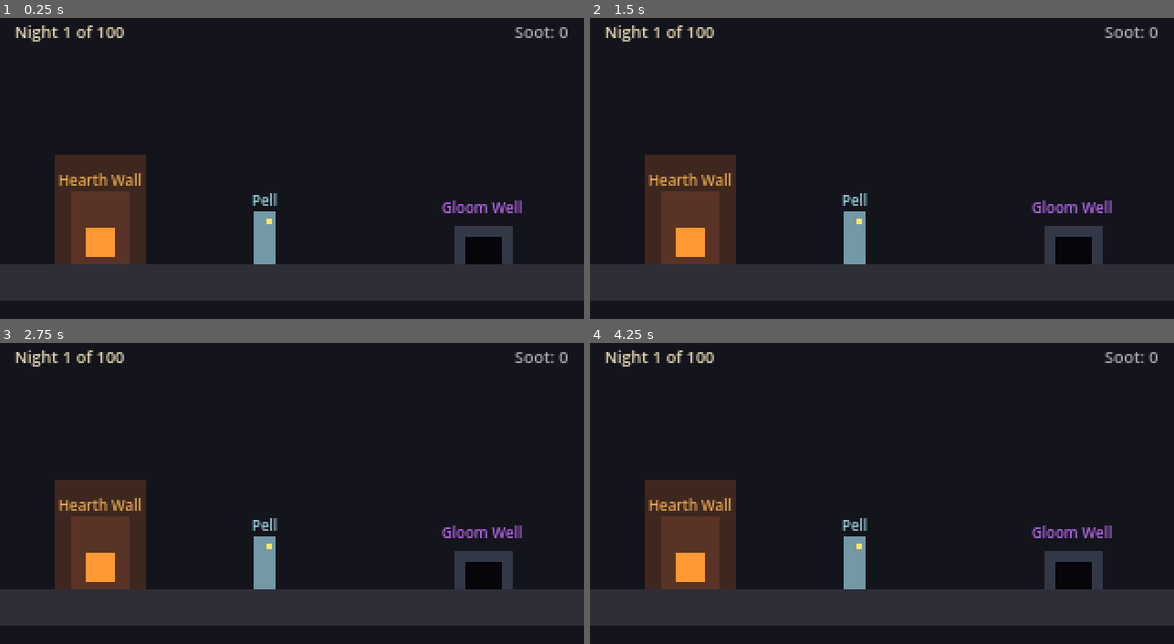
Above: before the commit, frames 1-4 (two rows, left to right).
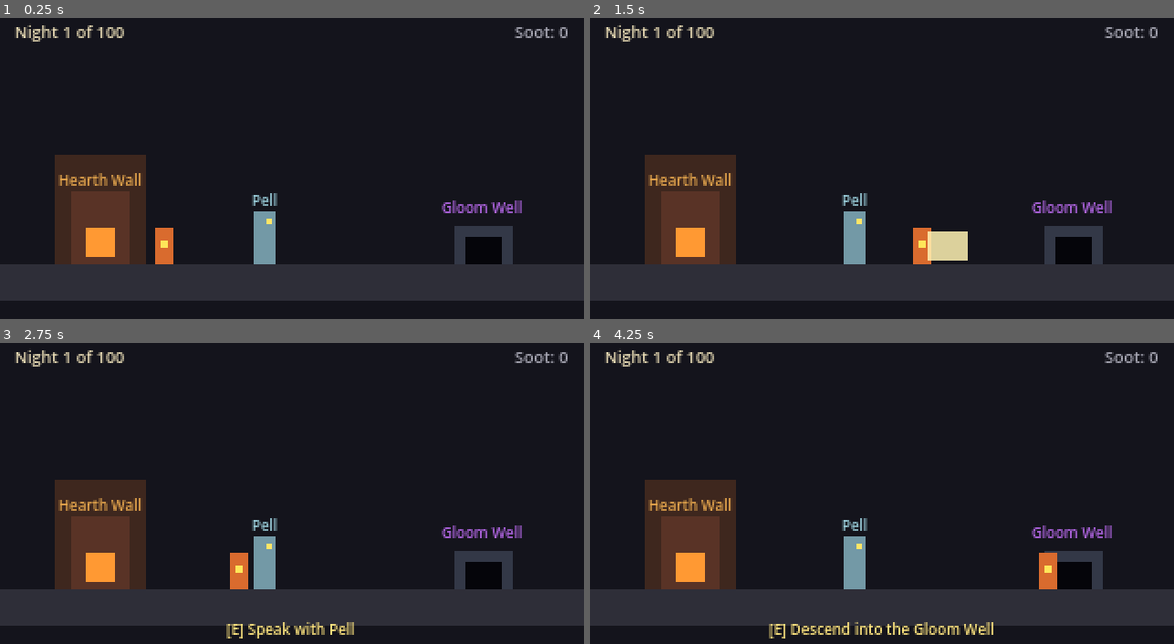
Above: after the commit, the same moments.

Repository: ParjanyaReddy/TheLastWick
Game: Godot game, scene res://scenes/hub/lamp_hearth.tscn
The game is run twice, just before and just after one commit, with the same random seed, the same clock (stepped at 60 frames per second) and the same inputs.
Inputs:
- Up to frame 1 (0.25 s): no input
- Up to frame 2 (1.5 s): tap Enter at 0.5, 0.6 s; hold D (move_right) from 0.53 s (still down); tap Space (jump) at 0.77 s; tap J (attack) at 1.35 s
- Up to frame 3 (2.75 s): tap Space (jump) at 1.52 s; tap Enter at 1.55, 2.3 s; release D (move_right) at 2.03 s; hold A (move_left) from 2.03 s (still down); tap Shift (dash) at 2.1 s
- Up to frame 4 (4.25 s): release A (move_left) at 2.78 s; hold D (move_right) from 2.78 s (still down); tap E (interact) at 2.85 s; tap Space (jump) at 3.02, 3.77 s; tap Enter at 3.05, 3.8 s; tap K (spell) at 3.6 s

The runs differ from the first frame. In frame 1, 0.4% of the frame differs, in the area x 26-30%, y 69-82%; in frame 2, 1.0%; in frame 3, 0.9%; in frame 4, 1.2%, in the area x 30-80%, y 69-99%.

Commit message:
Fix player scene path in lamp_hearth, set player z_index to 10, reset camera smoothing

Diff:
--- a/scenes/hub/lamp_hearth.tscn
+++ b/scenes/hub/lamp_hearth.tscn
@@ -1,7 +1,7 @@
 [gd_scene format=3]
 
 [ext_resource type="Script" path="res://scripts/hub/lamp_hearth.gd" id="1_hearth"]
-[ext_resource type="PackedScene" path="res://scenes/player.tscn" id="2_player"]
+[ext_resource type="PackedScene" path="res://scenes/player/player.tscn" id="2_player"]
 
 [sub_resource type="RectangleShape2D" id="RectangleShape2D_floor"]
 size = Vector2(400, 20)
--- a/scenes/player/player.tscn
+++ b/scenes/player/player.tscn
@@ -15,6 +15,7 @@
 size = Vector2(10, 20)
 
 [node name="Player" type="CharacterBody2D"]
+z_index = 10
 collision_layer = 2
 collision_mask = 1
 script = ExtResource("1_player")
--- a/scripts/hub/lamp_hearth.gd
+++ b/scripts/hub/lamp_hearth.gd
@@ -14,6 +14,14 @@
 	_update_ui()
 	if Save:
 		Save.save_updated.connect(_update_ui)
+
+	var camera = player.get_node_or_null("Camera2D") as Camera2D
+	if camera:
+		camera.limit_left = 0
+		camera.limit_right = 320
+		camera.limit_top = 0
+		camera.limit_bottom = 180
+		camera.reset_smoothing()
 
 func _update_ui() -> void:
 	if Save:
--- a/scripts/systems/level_builder.gd
+++ b/scripts/systems/level_builder.gd
@@ -50,3 +50,4 @@
 			camera.limit_right = int(cursor_x + 60.0)
 			camera.limit_top = -250
 			camera.limit_bottom = 250
+			camera.reset_smoothing()
